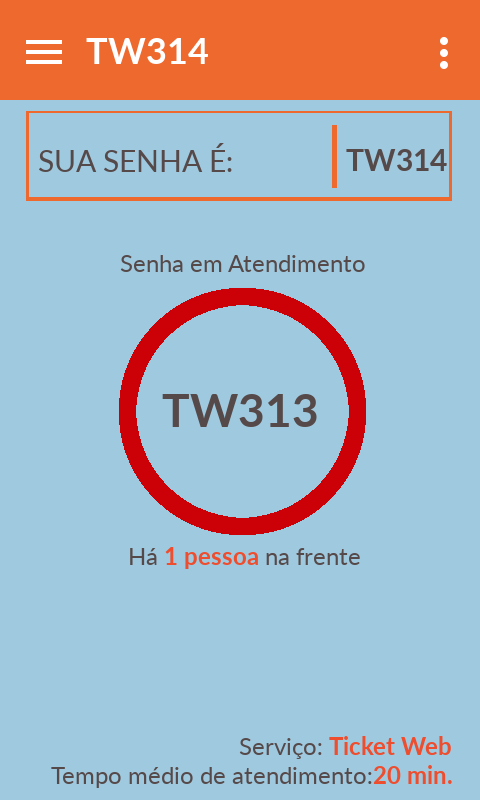
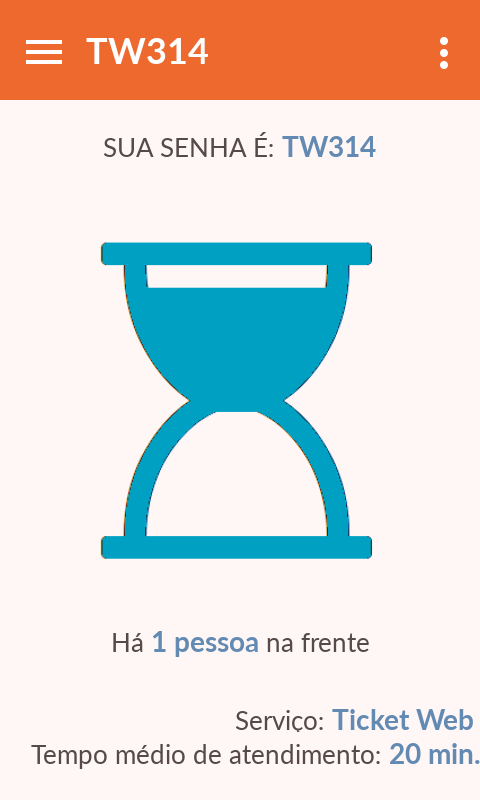
Comparing the layer stacks of the two 480 × 800 images. Changes:
renamed "Tempo médio de atendimento:20 ..." to "Tempo médio de atendimento: 20...", painted on it over <box>31,743,480,788</box>
painted on "Serviço: Ticket Web" over <box>235,709,473,759</box>
painted on "Há 1 pessoa na frente" over <box>113,547,369,657</box>
hid "TW313", painted on it over <box>162,219,451,427</box>
removed layer "TW314 #1" over <box>346,149,447,171</box>
renamed "SUA SENHA É:" to "SUA SENHA É: TW314", painted on it over <box>39,132,376,172</box>
removed layer "posição" over <box>26,111,452,201</box>
renamed "fila" to "ampulheta", moved it above "Senha em Atendimento", painted on it over <box>99,241,374,560</box>
hid "Senha em Atendimento" over <box>120,255,365,272</box>
painted on "main" over <box>0,100,480,800</box>
